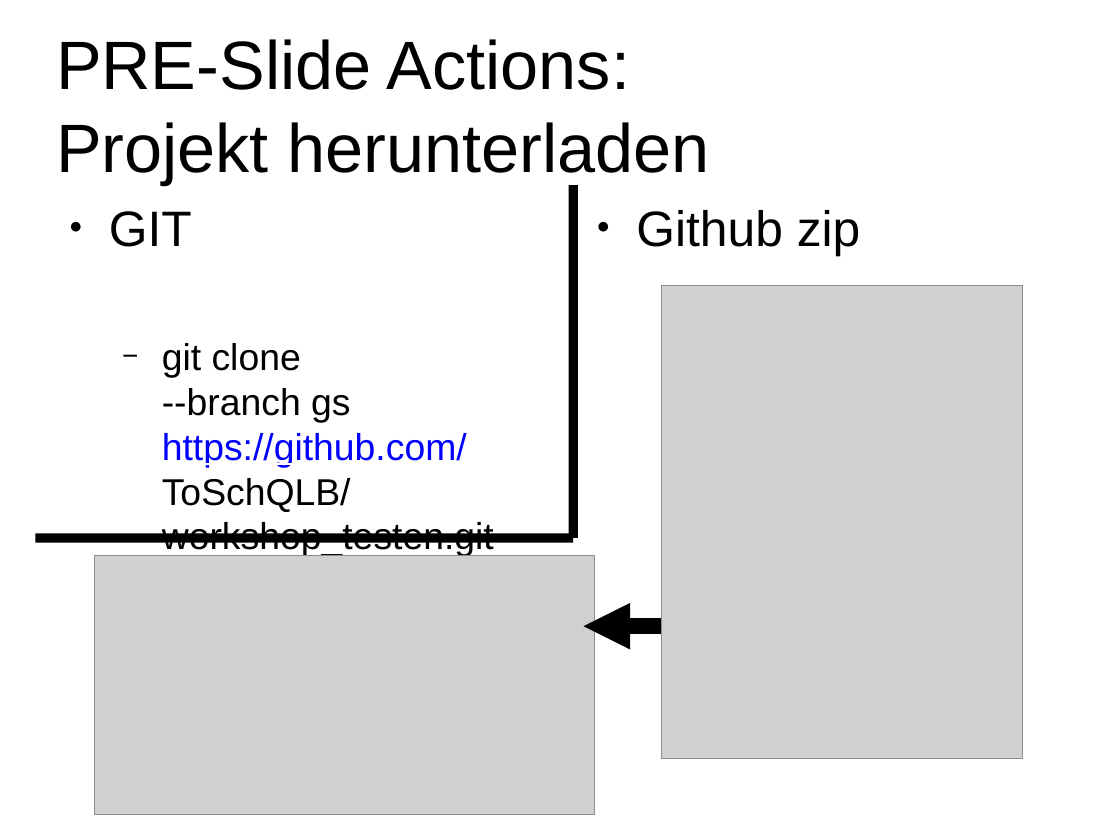
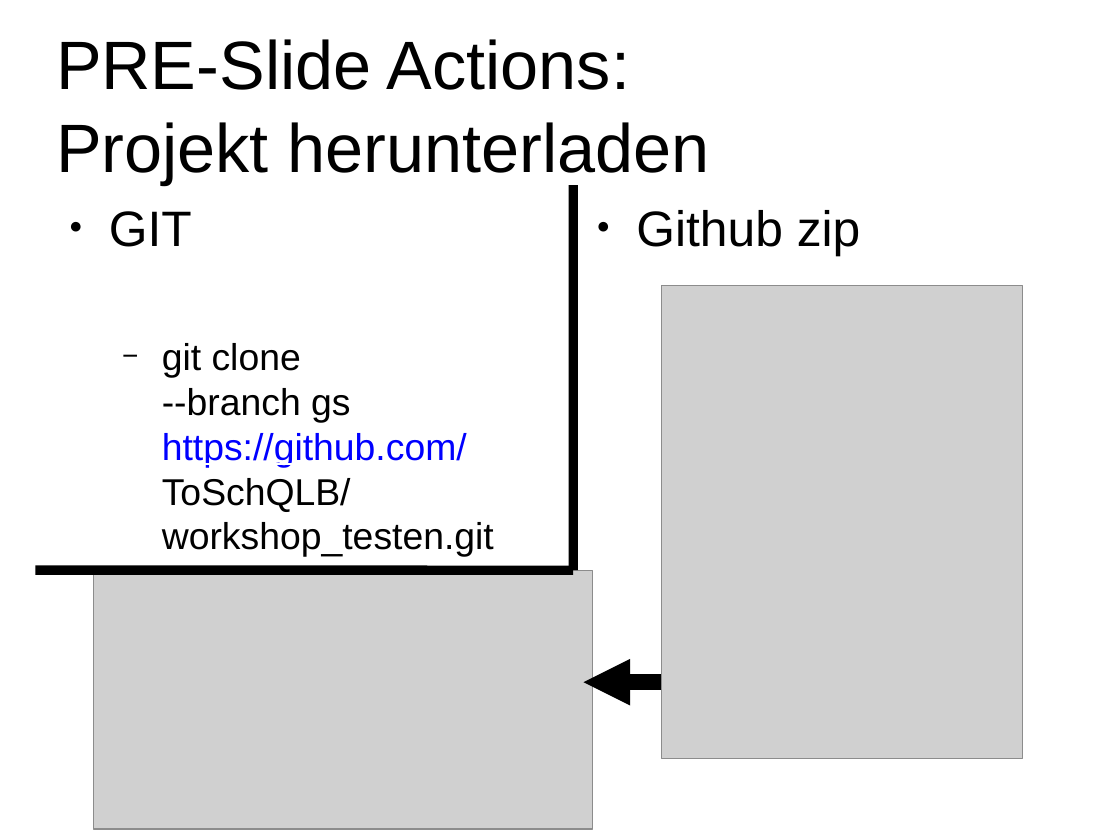
Before and after one commit to ToSchQLB/workshop_testen, a slide deck: slide 3 of docs/praesi.pptx. Drawn at 1120x840 pixels with LibreOffice and Linux fonts; fonts in the diff are those of the drawing; grey boxes stand for pictures; background and template pictures are left out. Boxes give left, top, right and bottom in pixels: in the first picture for what was removed or moved away, otherwise in the second. Text is boxed around its words. In the diff, an @@ line names an element or a change of style, - is before the commit and + after.

```diff
--- a/docs/praesi.pptx
+++ b/docs/praesi.pptx
@@ line moved from (573, 185) - (573, 538) to (573, 185) - (573, 570) @@
@@ line moved from (35, 538) - (573, 538) to (35, 570) - (573, 570) @@
@@ picture: place and size @@
-picture at (95,556,595,814)
+picture at (93,570,592,829)
@@ arrow moved from (662, 626) - (584, 626) to (662, 682) - (584, 682) @@
```
Also in this commit, not shown: 4 slides added.
